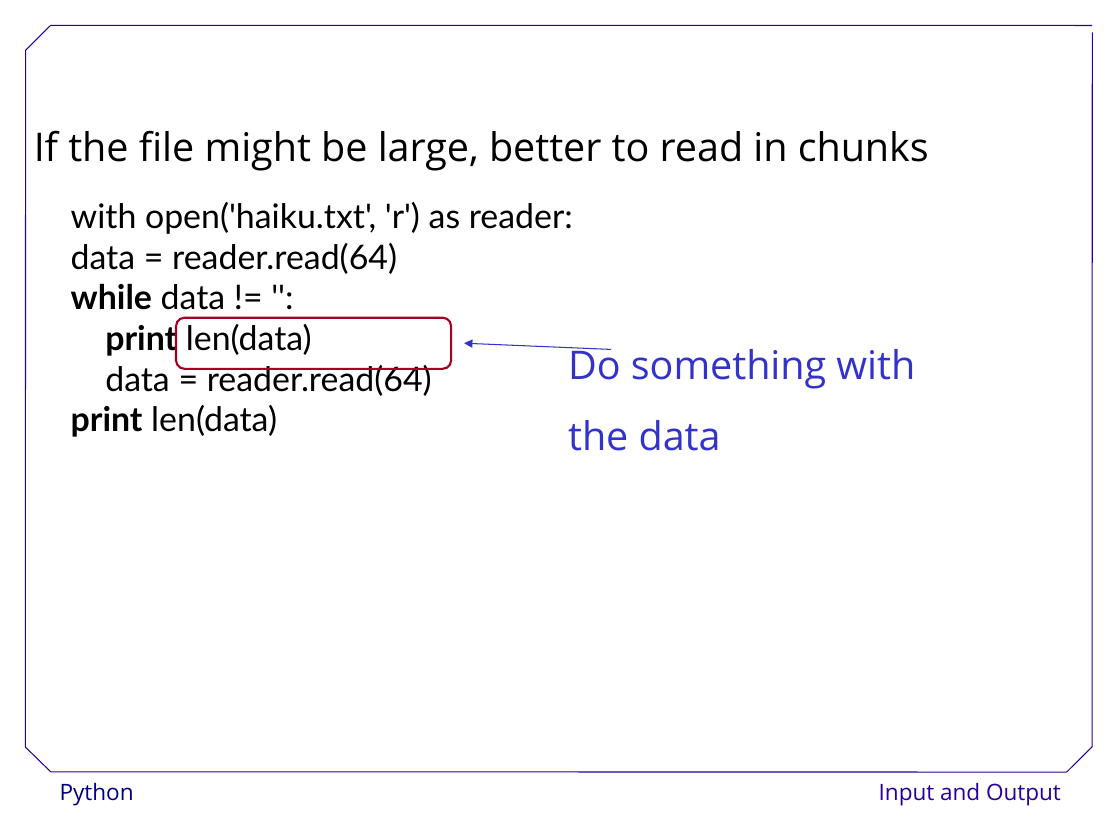
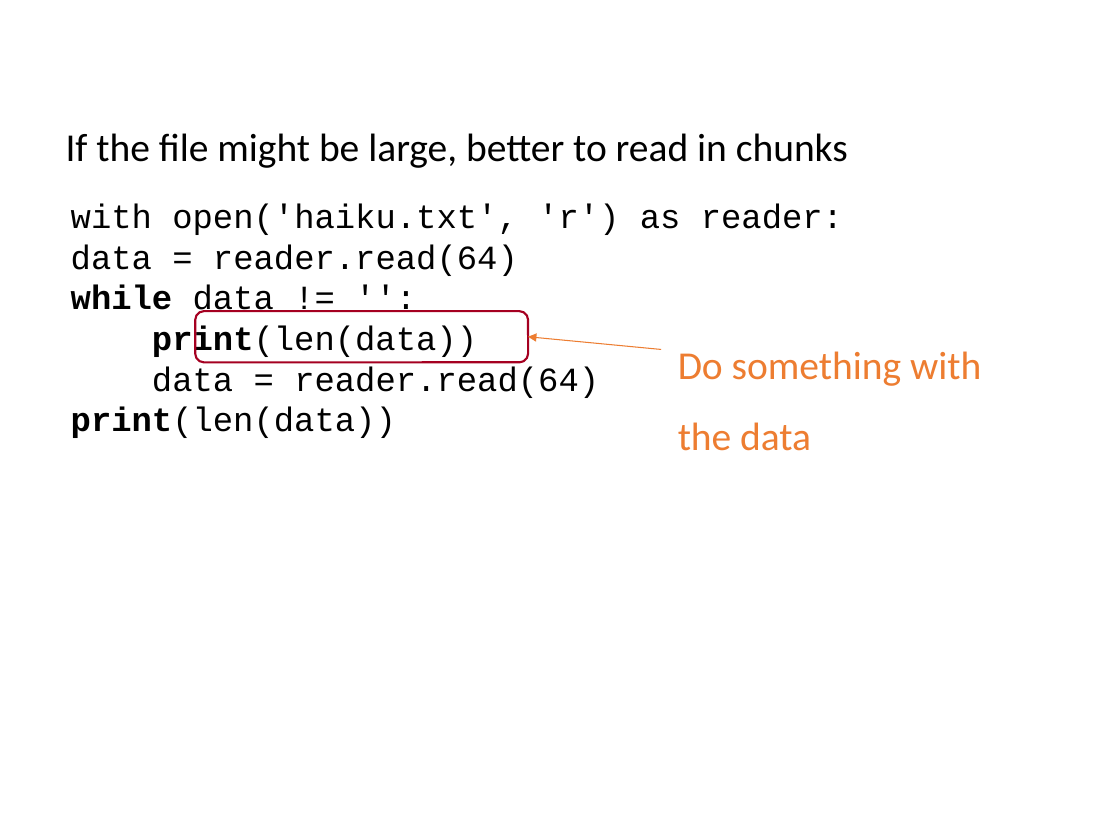
Before and after one commit to ncasuk/ncas-isc, a slide deck: slide 29 of python/presentations/learning_python/11_io.ppt. Drawn at 1120x840 pixels with LibreOffice and Linux fonts; fonts in the diff are those of the drawing; background and template pictures are left out. Boxes give left, top, right and bottom in pixels: in the first picture for what was removed or moved away, otherwise in the second. Text is boxed around its words. In the diff, an @@ line names an element or a change of style, - is before the commit and + after.

Commit message:
Updated and checked learning_python_11

```diff
--- a/python/presentations/learning_python/11_io.ppt
+++ b/python/presentations/learning_python/11_io.ppt
@@ text "If the file might be ...": place and size @@
-text "If the file might be ..." at (34, 130, 929, 171)
+text "If the file might be ..." at (66, 133, 848, 168)
@@ text "If the file might be ..." at (66, 133, 848, 168): font Open Sans to Calibri @@
@@ text at (71, 203, 843, 398): font Lato to Courier New in "with open('haiku.txt', 'r') as reader:", "data = reader.read(64)", "while data != '':", "data = reader.read(64)" @@
@@ text at (152, 325, 477, 359): text changed; font Lato to Courier New @@
-  print len(data)
+  print(len(data))
@@ rounded rectangle: place and size @@
-rounded rectangle at (176, 318, 451, 369)
+rounded rectangle at (195, 311, 528, 362)
@@ text "Do something with": place and size @@
-text "Do something with" at (568, 347, 915, 451)
+text "Do something with" at (678, 351, 981, 451)
@@ text "Do something with" at (678, 351, 981, 451): font Open Sans to Calibri, text colour #3333CC to #ED7D31 @@
@@ arrow moved from (612, 350) - (464, 344) to (662, 350) - (528, 336) @@
@@ arrow (662, 350) - (528, 336): stroke #3333CC 0.74 pt to #ED7D31 0.74 pt @@
@@ text at (71, 407, 396, 438): text changed; font Lato to Courier New @@
-  print len(data)
+  print(len(data))
@@ group removed at (25, 25, 1093, 772): 7 lines @@
@@ text removed at (60, 783, 134, 806) @@
-Python
@@ text removed at (879, 783, 1061, 806) @@
-Input and Output
```
Also in this commit, not shown: 60 other slides changed.
